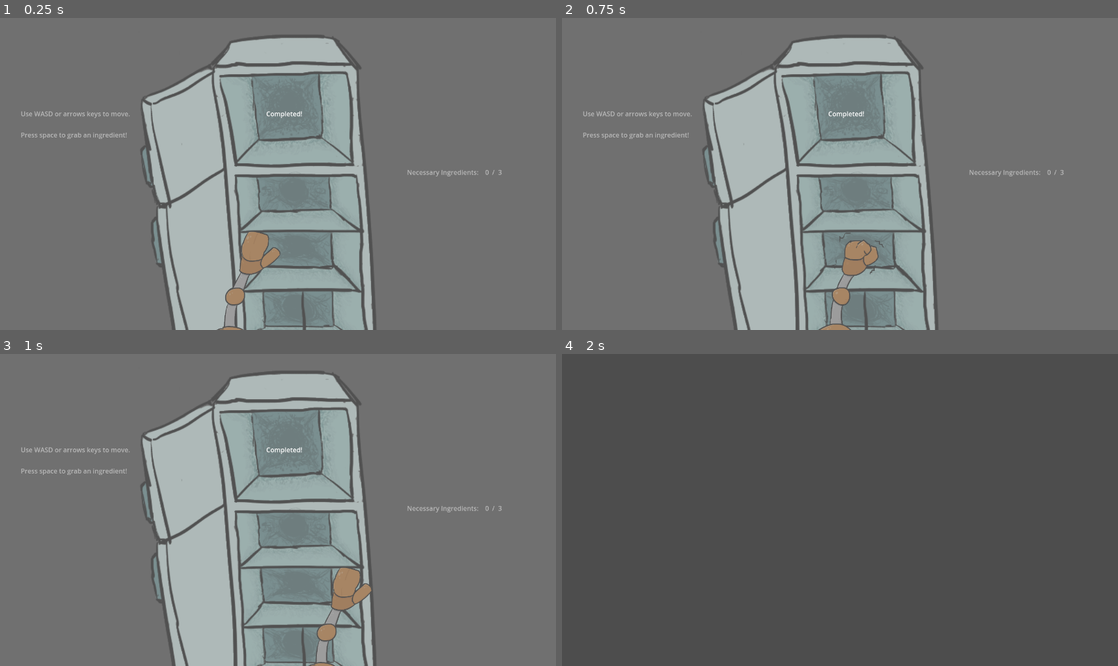
Above: before the commit, frames 1-4 (two rows, left to right).
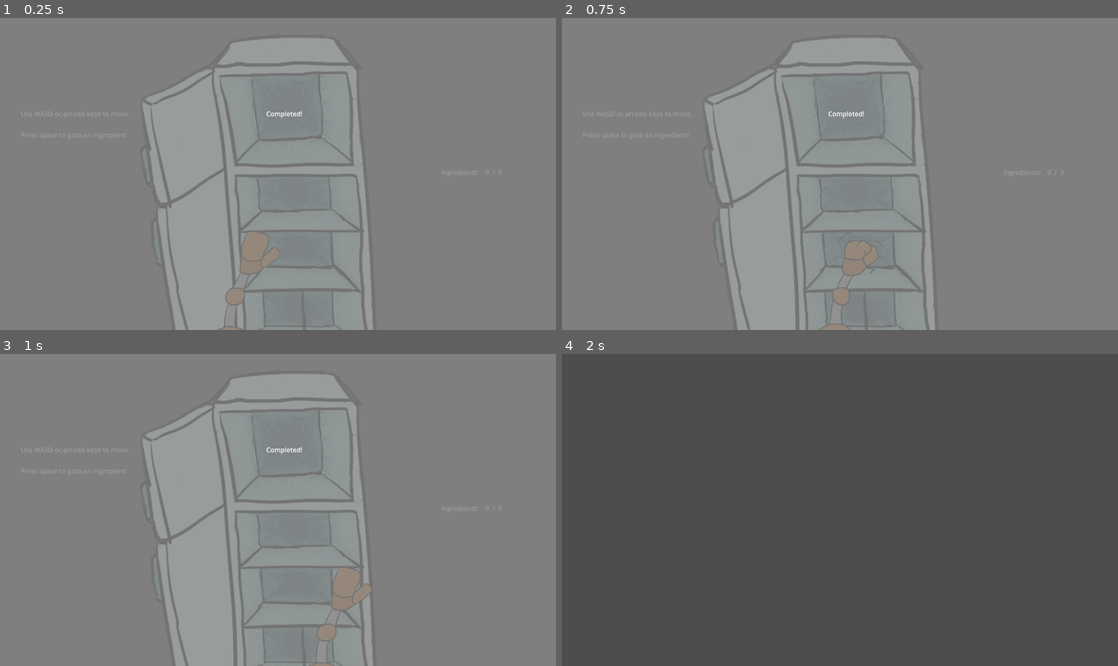
Above: after the commit, the same moments.

Repository: yanalex981/Tasty-Treads
Game: Godot game, scene res://Scenes/Microgames/FridgeMicrogame.tscn
Two runs of this game, one before a commit and one after it. Both use one fixed random seed, a clock stepped at 60 frames per second and the inputs below. This scene is started directly instead of the project's main scene.
Inputs:
- Up to frame 1 (0.25 s): no input
- Up to frame 2 (0.75 s): tap Space (interact) at 0.5, 0.6 s; hold D (right) from 0.53 s (still down)
- Up to frame 3 (1 s): keep holding D (right)
- Up to frame 4 (2 s): release D (right) at 1.28 s; hold S (down) from 1.28 s (still down); tap Space (interact) at 1.35 s

The runs differ from the first frame. In frame 1, 17% of the frame differs, in the area x 3-91%, y 5-100%; in frame 2, 18%; in frame 3, 17%; in frame 4, nothing differs.

Commit message:
Updated fridge game.
Made the hurtboxes of ingredients smaller and changed the scoring formula.

Diff:
--- a/Scenes/Microgames/FridgeMicrogame.tscn
+++ b/Scenes/Microgames/FridgeMicrogame.tscn
@@ -22,7 +22,7 @@
 size = Vector2(20, 432.013)
 
 [sub_resource type="RectangleShape2D" id="RectangleShape2D_avxrk"]
-size = Vector2(105.5, 114)
+size = Vector2(74, 69)
 
 [sub_resource type="CapsuleShape2D" id="CapsuleShape2D_ry0uh"]
 radius = 30.0
@@ -128,16 +128,16 @@
 position = Vector2(-438.75, -230.625)
 
 [node name="Left1" type="Marker2D" parent="Fridge/ValidItemPositions"]
-position = Vector2(413.125, 188.75)
+position = Vector2(407.5, 188.75)
 
 [node name="Right1" type="Marker2D" parent="Fridge/ValidItemPositions"]
-position = Vector2(485, 188.75)
+position = Vector2(490, 188.125)
 
 [node name="Left2" type="Marker2D" parent="Fridge/ValidItemPositions"]
-position = Vector2(413.125, 291.875)
+position = Vector2(408.75, 293.75)
 
 [node name="Right2" type="Marker2D" parent="Fridge/ValidItemPositions"]
-position = Vector2(485, 291.875)
+position = Vector2(492.5, 292.5)
 
 [node name="Left3" type="Marker2D" parent="Fridge/ValidItemPositions"]
 position = Vector2(416.25, 385)
@@ -166,7 +166,7 @@
 collision_mask = 2
 
 [node name="CollisionShape2D" type="CollisionShape2D" parent="IngredientsList/Milk/Hurtbox"]
-position = Vector2(0, -2.5)
+position = Vector2(5, 10.5)
 shape = SubResource("RectangleShape2D_avxrk")
 
 [node name="Eggs" type="Sprite2D" parent="IngredientsList"]
@@ -230,7 +230,7 @@
 collision_mask = 2
 
 [node name="CollisionShape2D" type="CollisionShape2D" parent="IngredientsList/Butter/Hurtbox"]
-position = Vector2(0, -2.5)
+position = Vector2(-4, -3)
 shape = SubResource("RectangleShape2D_avxrk")
 
 [node name="BlackBlock" type="Sprite2D" parent="IngredientsList"]
@@ -242,6 +242,7 @@
 metadata/_edit_group_ = true
 
 [node name="Hurtbox" type="Area2D" parent="IngredientsList/BlackBlock"]
+scale = Vector2(0.84, 0.84)
 collision_layer = 4
 collision_mask = 2
 
@@ -258,6 +259,8 @@
 metadata/_edit_group_ = true
 
 [node name="Hurtbox" type="Area2D" parent="IngredientsList/OpenedCan"]
+position = Vector2(1, 7)
+scale = Vector2(0.84, 1)
 collision_layer = 4
 collision_mask = 2
 
@@ -274,6 +277,8 @@
 metadata/_edit_group_ = true
 
 [node name="Hurtbox" type="Area2D" parent="IngredientsList/Bottle"]
+position = Vector2(-1, 6)
+scale = Vector2(0.8, 1)
 collision_layer = 4
 collision_mask = 2
 
@@ -290,6 +295,7 @@
 metadata/_edit_group_ = true
 
 [node name="Hurtbox" type="Area2D" parent="IngredientsList/Burger"]
+scale = Vector2(0.84, 0.88)
 collision_layer = 4
 collision_mask = 2
 
@@ -306,6 +312,7 @@
 metadata/_edit_group_ = true
 
 [node name="Hurtbox" type="Area2D" parent="IngredientsList/FishHead"]
+scale = Vector2(1, 0.6)
 collision_layer = 4
 collision_mask = 2
 
@@ -365,11 +372,11 @@
 
 [node name="NecessaryLabel" type="Label" parent="UI"]
 layout_mode = 0
-offset_left = 1000.0
+offset_left = 1084.0
 offset_top = 368.0
-offset_right = 1216.0
+offset_right = 1300.0
 offset_bottom = 446.0
-text = "Necessary Ingredients:        /"
+text = "Ingredients:        /"
 
 [node name="ProgressLabel" type="Label" parent="UI"]
 layout_mode = 0
@@ -388,6 +395,7 @@
 text = "3"
 
 [node name="EndUI" type="Control" parent="UI"]
+visible = false
 layout_mode = 1
 anchors_preset = 15
 anchor_right = 1.0
@@ -402,7 +410,7 @@
 anchor_bottom = 1.0
 grow_horizontal = 2
 grow_vertical = 2
-color = Color(0.537255, 0.537255, 0.537255, 0.592157)
+color = Color(0.537255, 0.537255, 0.537255, 0.839216)
 
 [node name="CompletedLabel" type="Label" parent="UI/EndUI"]
 layout_mode = 0
--- a/Scripts/Microgames/Decorations/RobotHand.gd
+++ /dev/null
@@ -1,14 +0,0 @@
-extends CharacterBody2D
-
-const SPEED := 500
-
-func _physics_process(delta):
-		# move the hand based on input
-	if Input.is_action_pressed("left"):
-		velocity.x = -SPEED
-	elif Input.is_action_pressed("right"):
-		velocity.x = SPEED
-	else:
-		velocity.x = 0
-
-	move_and_slide()
--- a/Scripts/Microgames/Fridge/FridgeMicrogame.gd
+++ b/Scripts/Microgames/Fridge/FridgeMicrogame.gd
@@ -12,33 +12,42 @@
 var total_items = 0
 var num_good_grabbed = 0
 var num_bad_grabbed = 0
-var score = 0
+var score : int = 0
 
 signal game_ended(results)
 
 func _ready():
+	# testing
 #	var good = ['Eggs', "Flour", 'Butter']
 #	var bad = ['FishHead', 'Bottle']
 #	start(good, bad)
 	pass
 
 func _process(delta):
+	# check if all the good ingredients are grabbed
 	if num_good_grabbed == total_items:
+		# show the game is done
 		end_display.show()
+
 		# evaluate score
-		score = 5 - num_bad_grabbed
+		var penalty = num_bad_grabbed * 0.5
+		score = ((num_good_grabbed - penalty) / num_good_grabbed) * 100
+		# print(score)
 		emit_signal("game_ended", score)
 
+		# close the game
 		await get_tree().create_timer(1.0).timeout
 		queue_free()
 
 
+# place the given ingredients
 func start(good_ingredients, bad_ingredients):
 	set_good_items(good_ingredients)
 	set_bad_items(bad_ingredients)
 	place_random()
 
 	total_items = good_ingredients.size()
+	# update UI text
 	total_label.text = str(good_ingredients.size())
 
 
@@ -48,6 +57,7 @@
 func set_bad_items(given_items):
 	bad_items = given_items
 
+# randomly place given items using a list of markers
 func place_random():
 	var positions = item_position_list.get_children()
 	var items_to_place = good_items + bad_items
